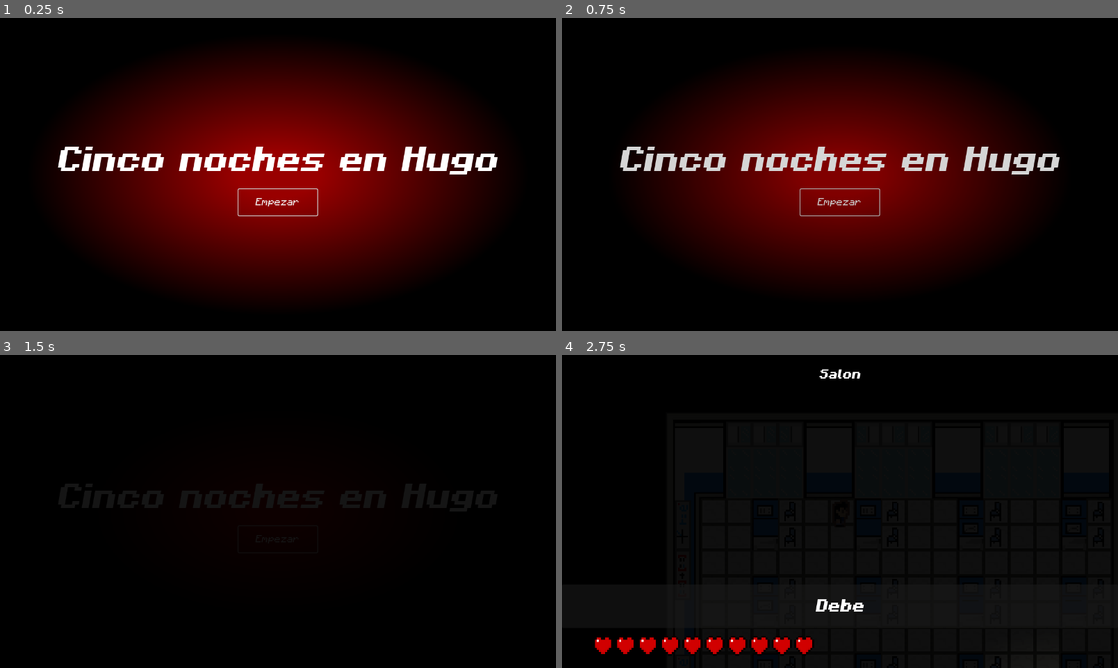
Above: before the commit, frames 1-4 (two rows, left to right).
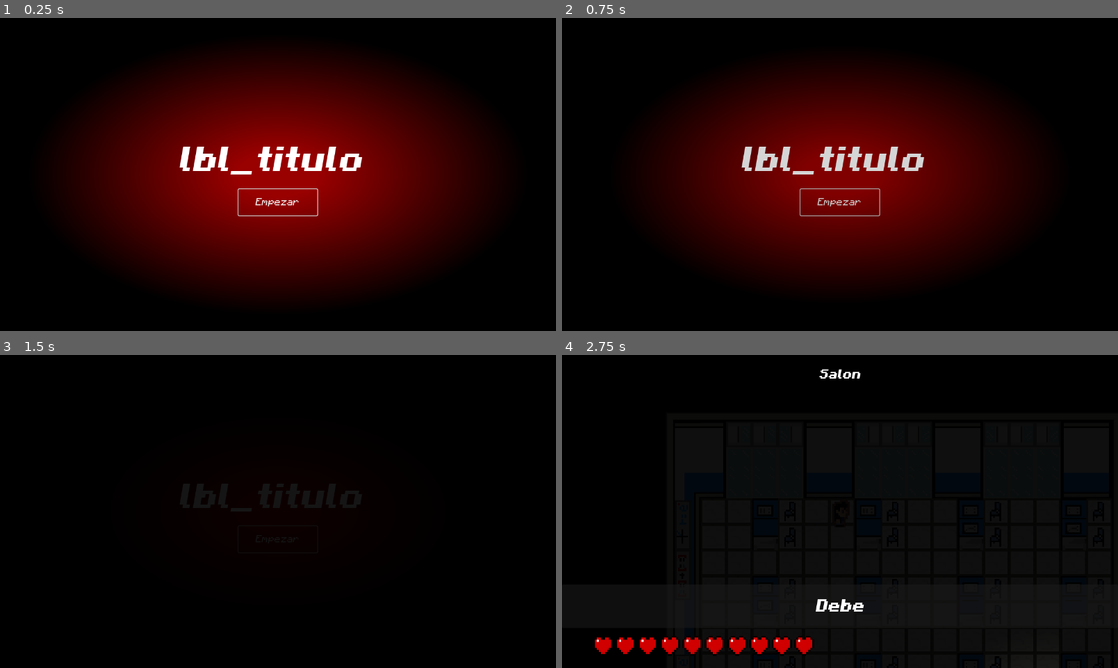
Above: after the commit, the same moments.

Repository: LaloSant/proyecto-topicos-fnaf
Game: Godot game, scene res://source/screens/menus/pant_intro.tscn
Two runs of this game, one before a commit and one after it. Both use one fixed random seed, a clock stepped at 60 frames per second and the inputs below. Video files are missing from this copy of the repository; at most half a second of black plays in their place.
Inputs:
- Up to frame 1 (0.25 s): no input
- Up to frame 2 (0.75 s): click "Empezar" at 0.5 s
- Up to frame 3 (1.5 s): click "Empezar" at 1.25 s
- Up to frame 4 (2.75 s): tap Enter (ui_accept) at 2, 2.27 s; hold Right (ui_right) from 2.03 s (still down); hold Ctrl (CntlKey) from 2.03 s (still down)

The runs differ from the first frame. In frame 1, 2.7% of the frame differs, in the area x 10-90%, y 41-50%; in frame 2, 2.7%; in frame 3, less than 0.1%; in frame 4, nothing differs.

Commit message:
Intento2
si

Diff:
--- a/source/screens/menus/pant_intro.tscn
+++ b/source/screens/menus/pant_intro.tscn
@@ -81,7 +81,7 @@
 grow_vertical = 2
 theme_override_fonts/font = ExtResource("1_2hftb")
 theme_override_font_sizes/font_size = 80
-text = "lbl_titulo"
+text = "lbl_titulo "
 
 [node name="btn_AMenuPrin" parent="Panel" instance=ExtResource("2_ij8cx")]
 layout_mode = 1
